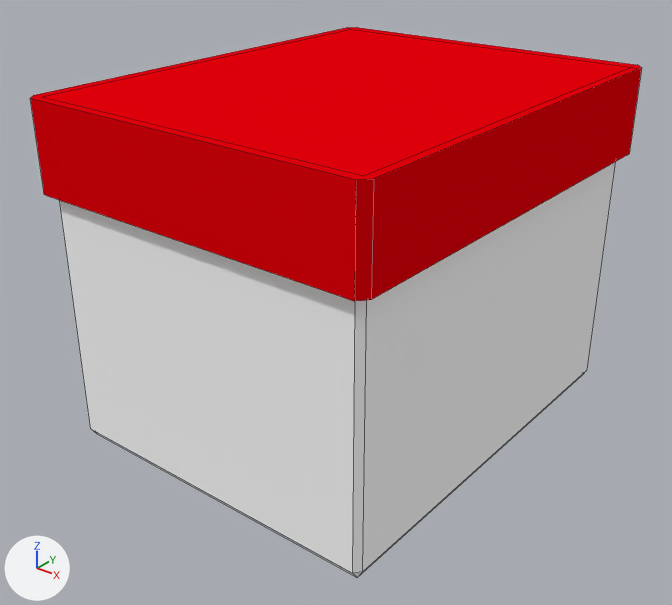
The Blender file Assets/Art/Models/Environment/BLEND_Environment_Box_Big.blend, before and after one commit.
One viewpoint serves both versions: a 50 mm camera at (0.242, -0.315, 0.168) aimed at (-0.001, -0.012, -0.02). Arrows for +X, +Y and +Z are at lower left; the lights stay in place. Mesh edges are drawn as thin lines.

Names of what the first picture shows: 'Box_Big'.
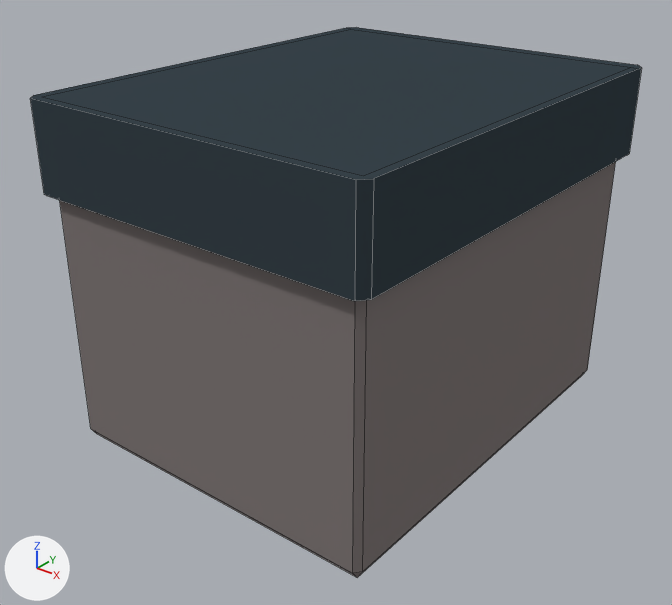
The edits, one by one:
Material 'BoxBigBase' (mat_boxbigbase) changes colour from white #ffffff to grey #807877; in linear values from (1.0, 1.0, 1.0) to (0.216, 0.188, 0.184).
Material 'BoxBigLid' (mat_boxbiglid) changes colour from red #e7000c to dark blue #38434a; in linear values from (0.8, 0.0, 0.00372) to (0.0395, 0.0561, 0.0685).

What differs and where, as boxes (x1, y1, x2, y2) in the pictures (672 x 605 px):
'Box_Big', recoloured: (30, 27, 642, 577) in both
